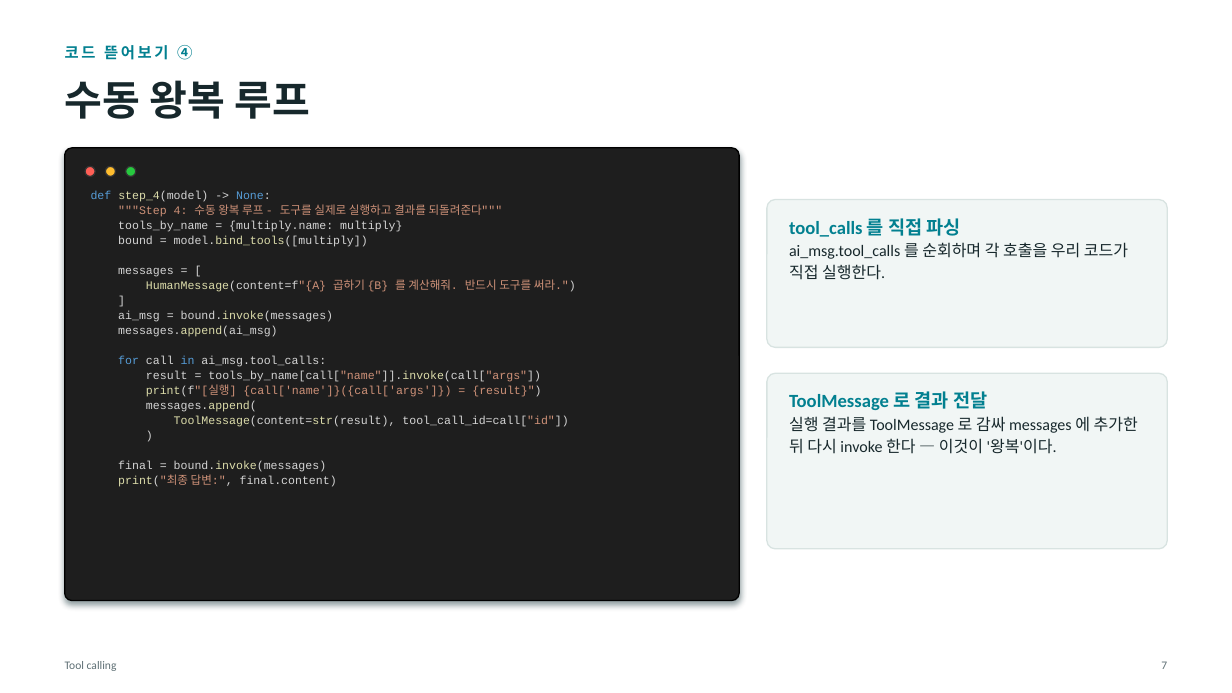
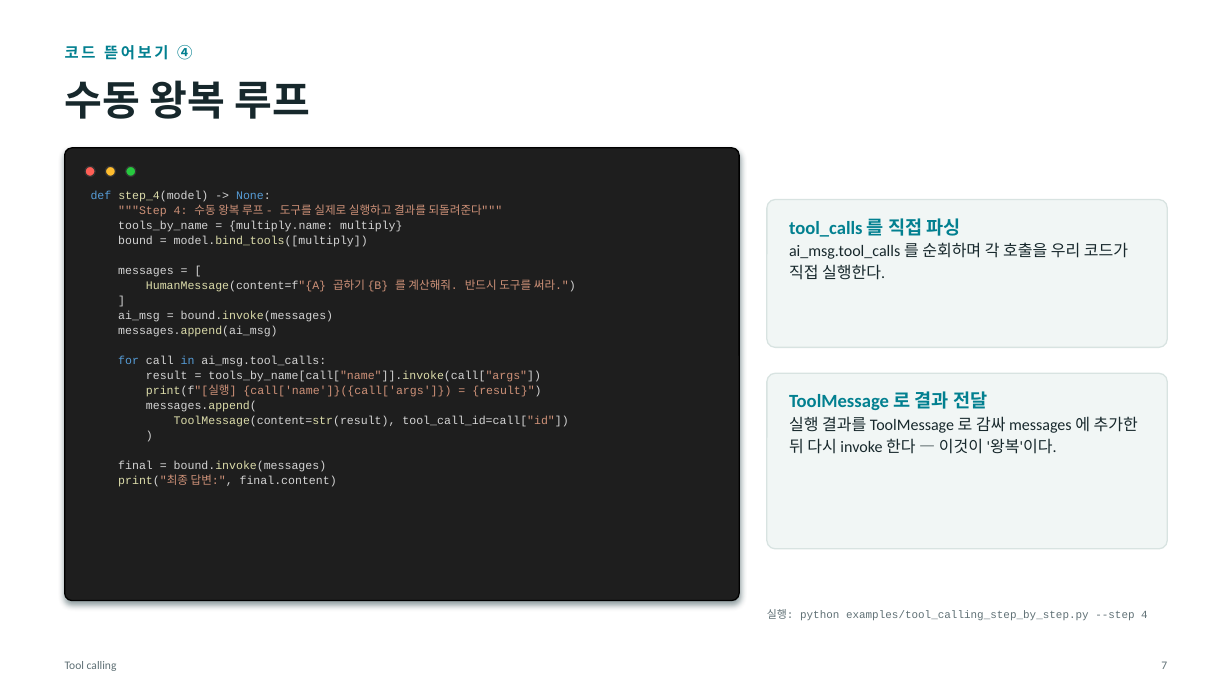
Before and after one commit to Sihoon92/TestChatbot, a slide deck: slide 8 of docs/교육자료/03_ToolCalling.pptx. Drawn at 1232x693 pixels with LibreOffice and Linux fonts; fonts in the diff are those of the drawing. Boxes give left, top, right and bottom in pixels: in the first picture for what was removed or moved away, otherwise in the second. Text is boxed around its words. In the diff, an @@ line names an element or a change of style, - is before the commit and + after.

```diff
--- a/docs/교육자료/03_ToolCalling.pptx
+++ b/docs/교육자료/03_ToolCalling.pptx
@@ text added at [767,609,1148,621], 8.5 pt, text #5F7075 @@
+실행: python examples/tool_calling_step_by_step.py --step 4
```
Also in this commit, not shown: 6 other slides changed, 2 other files.
